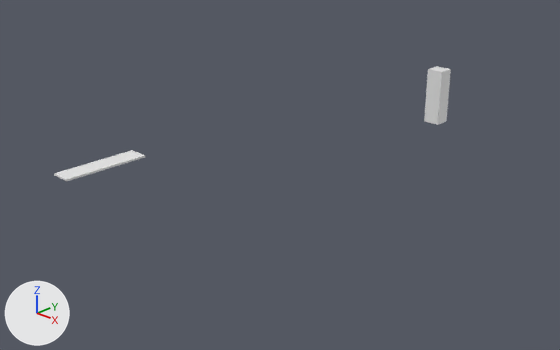
An edit to the Blender file home.blend, drawn before and after from the same camera.
Before and after are seen from a camera (50 mm lens) standing at (15.82, -16.13, 9.0) and looking at (0.27, -0.31, 0.08). Every picture has the same lights, and +X, +Y and +Z are marked at lower left.

In view in the first picture: 'kitchen_table', 'wardrobe'.
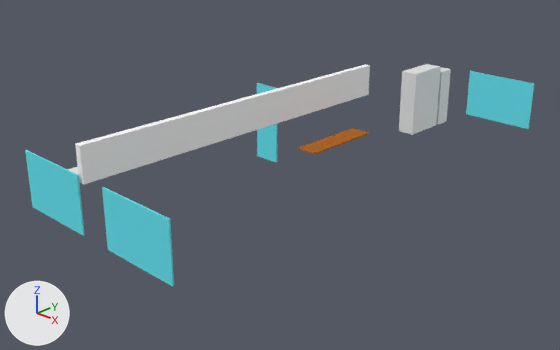
Diff of the bpy script that builds the scene:
```diff
--- a/home.blend.py
+++ b/home.blend.py
@@ mat_material_001 @@
+mat_material_001 = diffuse_material('Material.001')
+mat_material_001.base_color = (0.143, 0.784, 0.883)  # cyan #6ae5f1
@@ mat_material_002 @@
+mat_material_002 = diffuse_material('Material.002')
+mat_material_002.base_color = (0.448, 0.144, 0.0256)  # orange #b36a2c
@@ me_cube_004 @@
+me_cube_004.from_pydata(...)  # a box spanning x -0.04..2.46, y -0.02..0.02, z -0.89..0.74
+me_cube_004.materials.append(mat_material_001)  # cyan #6ae5f1
@@ me_cube_007 @@
+me_cube_007.from_pydata(...)  # a box spanning x 0.25..0.84, y 5.81..7.31, z 0.03..2.23
@@ me_cube_008 @@
+me_cube_008.from_pydata(...)  # a box spanning x -0.145..0.529, y -0.259..-0.145, z 0.406..0.447
+me_cube_008.materials.append(mat_material_002)  # orange #b36a2c
@@ me_cube_009 @@
+me_cube_009.from_pydata(...)  # a box spanning x 1.15..2.05, y -0.1..-0.06, z -1.32..1.17
+me_cube_009.materials.append(mat_material_001)  # cyan #6ae5f1
@@ me_cube_010 @@
+me_cube_010.from_pydata(...)  # a box spanning x -0.01..0.19, y -7.03..4.03, z 1.05..2.05
+me_cube_010.materials.append(mat_material)  # its picture is missing
@@ ob_cube @@
+ob_cube = bpy.data.objects.new('Cube', me_cube_004)
+ob_cube.location = (1.22, -7.12, 1.25)
@@ ob_cube_002 @@
+ob_cube_002 = bpy.data.objects.new('Cube.002', me_cube_004.copy())
+ob_cube_002.location = (-2.35, -7.12, 1.25)
@@ ob_cube_003 @@
+ob_cube_003 = bpy.data.objects.new('Cube.003', me_cube_004.copy())
+ob_cube_003.location = (1.47, 8.35, 1.25)
@@ ob_cube_004 @@
+ob_cube_004 = bpy.data.objects.new('Cube.004', me_cube_007)
+ob_cube_004.location = (0.0, 0.0, 0.0)
@@ ob_cube_005 @@
+ob_cube_005 = bpy.data.objects.new('Cube.005', me_cube_008)
+ob_cube_005.location = (1.09, 0.0, 0.69)
+_m = ob_cube_005.modifiers.new('Array', 'ARRAY')
+_m.count = 19
+_m.constant_offset_displace = (0.0, 0.0, 0.0)
+_m.relative_offset_displace = (0.0, 1.2, 0.0)
@@ ob_cube_006 @@
+ob_cube_006 = bpy.data.objects.new('Cube.006', me_cube_009)
+ob_cube_006.location = (-2.88, 0.76, 1.25)
@@ ob_cube_007 @@
+ob_cube_007 = bpy.data.objects.new('Cube.007', me_cube_010)
+ob_cube_007.location = (0.0, 0.0, 0.69)
```

Changed parts and their boxes (x1, y1, x2, y2) in the pictures (560 x 350 px):
'Cube.007', added: after (75, 65, 370, 184)
'Cube', added (cyan): after (102, 187, 174, 287)
'Cube.002', added (cyan): after (25, 150, 85, 236)
'Cube.003', added (cyan): after (466, 71, 534, 129)
'Cube.004', added: after (399, 64, 441, 135)
'Cube.006', added (cyan): after (257, 83, 277, 163)
'Cube.005', added: after (297, 128, 370, 154)
'kitchen_table', unchanged, covered by the edit: before (54, 150, 145, 181); after (67, 166, 78, 174)
